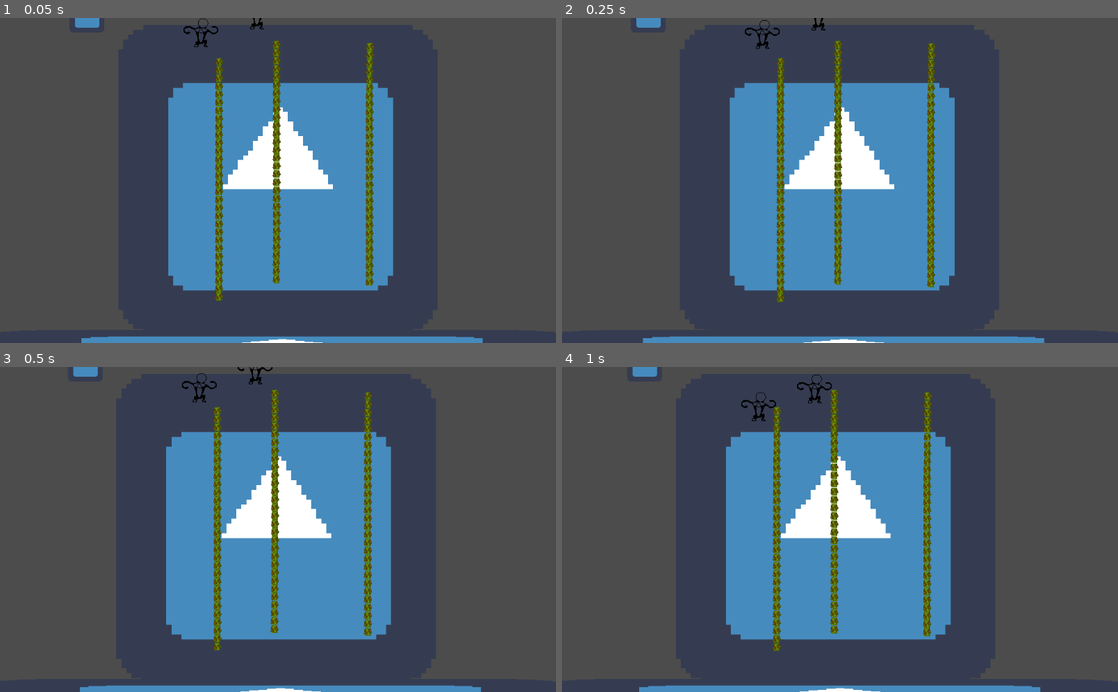
Above: before the commit, frames 1-4 (two rows, left to right).
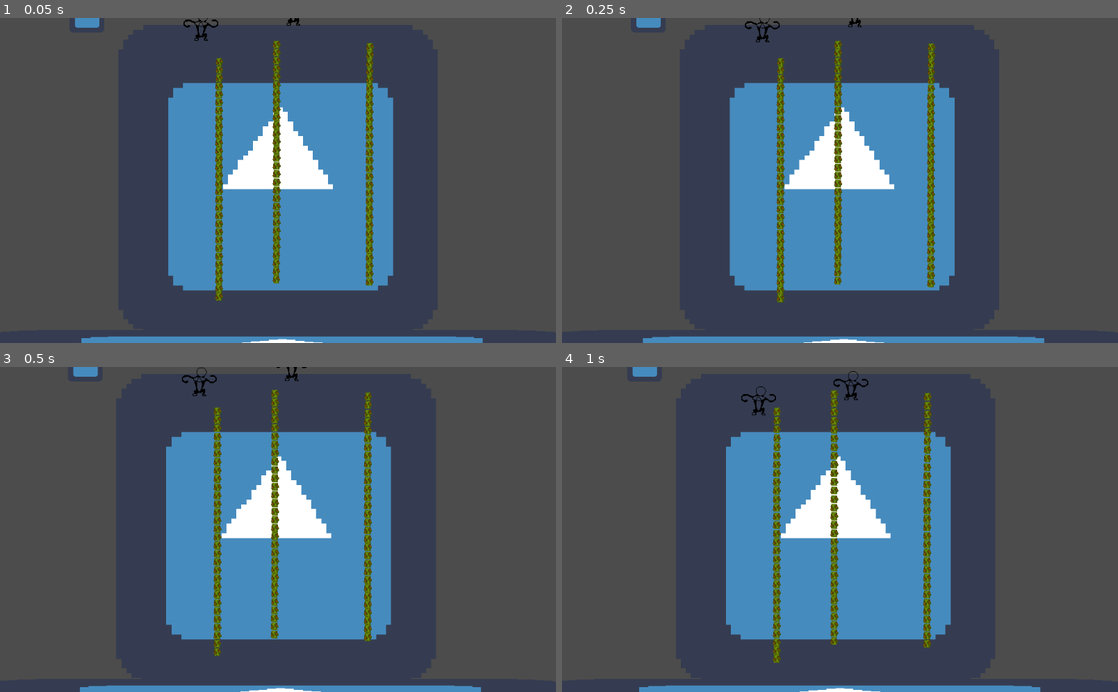
Above: after the commit, the same moments.

Repository: 2S-2-Semanas/gmtk2021
Game: Godot game, scene res://sandbox/SandboxScene.tscn
Two runs of this game, one before a commit and one after it. Both use one fixed random seed, a clock stepped at 60 frames per second and the inputs below. The engine's default icon, where the game draws it, is replaced by a stand-in: a white triangle on a blue panel in a dark square.
Inputs:
- Up to frame 1 (0.05 s): no input
- Up to frame 2 (0.25 s): no input
- Up to frame 3 (0.5 s): no input
- Up to frame 4 (1 s): hold Right (ui_right) from 0.53 s (still down); hold Space (grab) from 0.53 s (still down)

The runs differ from the first frame. In frame 1, 0.3% of the frame differs, in the area x 33-54%, y 0-51%; in frame 2, 1.4%; in frame 3, 2.5%; in frame 4, 2.6%, in the area x 32-67%, y 1-92%.

Commit message:
liana softness

Diff:
--- a/liana/Liana.gd
+++ b/liana/Liana.gd
@@ -25,8 +25,8 @@
 
 		var joint = PinJoint2D.new()
 		joint.disable_collision = true
-		joint.bias = 0.9
-		joint.softness = 0.1
+		joint.bias = 1.0
+		joint.softness = 1.0
 
 		joint.node_a = lastSegment.get_path()
 		joint.node_b = segment.get_path()
--- a/monkey/Monkey.gd
+++ b/monkey/Monkey.gd
@@ -51,7 +51,6 @@
 
 
 func _on_RightArmArea2D_body_entered(body):
-	print(body)
 	if (_right_monkey != null or _liana_grabbed):
 		return
 
@@ -85,7 +84,6 @@
 func _release_liana():
 	_release_right_hand()
 	_release_left_hand()
-	print("liana release")
 
 
 func _grab_right_hand(body):
--- a/sandbox/SandboxScene.tscn
+++ b/sandbox/SandboxScene.tscn
@@ -29,10 +29,10 @@
 position = Vector2( -351.439, -613.652 )
 
 [node name="Monkey" parent="." instance=ExtResource( 1 )]
-position = Vector2( 477.542, -11.6674 )
+position = Vector2( 544.286, -17.9413 )
 
 [node name="Monkey2" parent="." instance=ExtResource( 1 )]
-position = Vector2( 374.928, 21.5444 )
+position = Vector2( 374.723, 10.1984 )
 
 [node name="Liana" parent="." instance=ExtResource( 5 )]
 position = Vector2( 407.944, 61.6606 )
